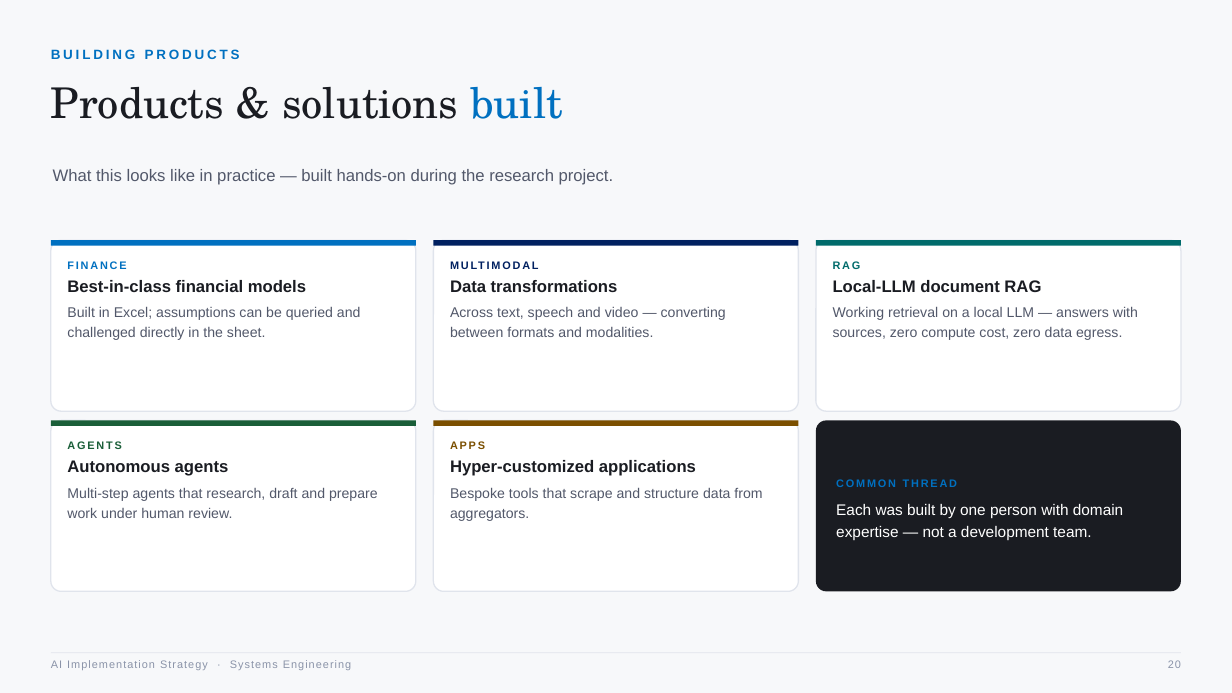
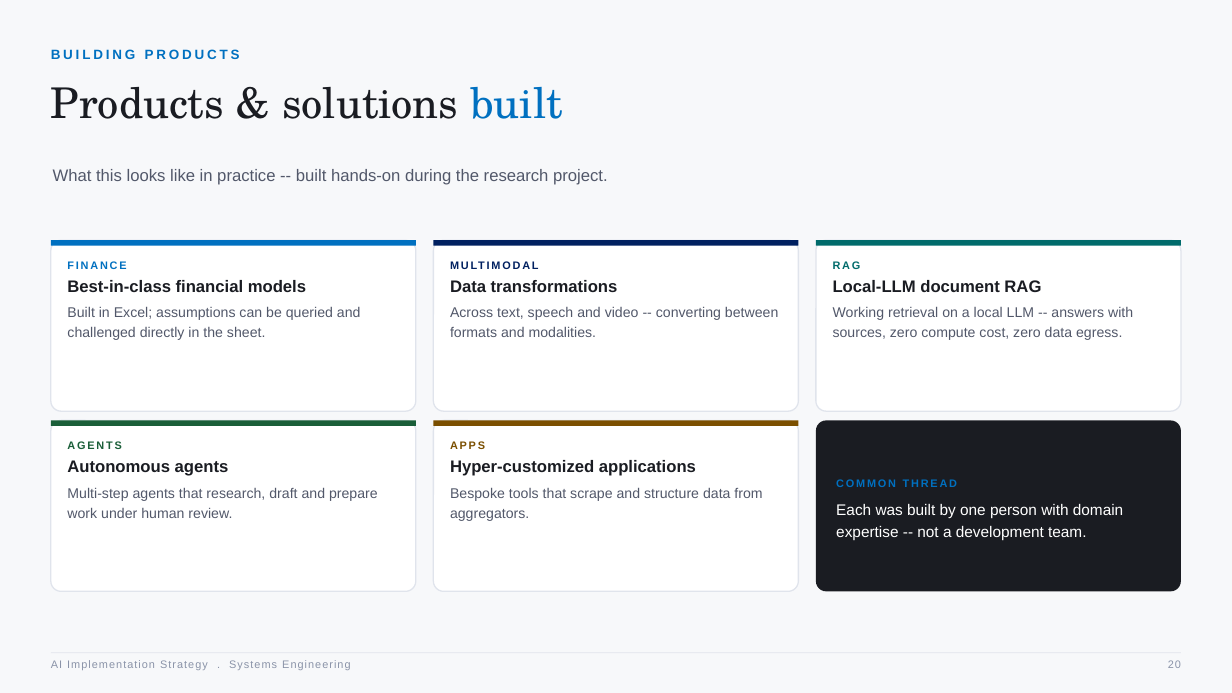
Before and after one commit to betodon96-svg/sai-workflow-app, a slide deck: slide 20 of AI_Implementation_Strategy_SE_Workshop.pptx. Drawn at 1232x693 pixels with LibreOffice and Linux fonts; fonts in the diff are those of the drawing. Boxes give left, top, right and bottom in pixels: in the first picture for what was removed or moved away, otherwise in the second. Text is boxed around its words. In the diff, an @@ line names an element or a change of style, - is before the commit and + after.

```diff
--- a/AI_Implementation_Strategy_SE_Workshop.pptx
+++ b/AI_Implementation_Strategy_SE_Workshop.pptx
@@ text at box(53, 169, 608, 185): text changed @@
-What this looks like in practice — built hands-on during the research project.
+What this looks like in practice -- built hands-on during the research project.
@@ text at box(450, 307, 778, 337): text changed @@
-Across text, speech and video — converting between formats and modalities.
+Across text, speech and video -- converting between formats and modalities.
@@ text at box(833, 307, 1133, 340): text changed @@
-Working retrieval on a local LLM — answers with sources, zero compute cost, zero data egress.
+Working retrieval on a local LLM -- answers with sources, zero compute cost, zero data egress.
@@ text at box(836, 504, 1123, 540): text changed @@
-Each was built by one person with domain expertise — not a development team.
+Each was built by one person with domain expertise -- not a development team.
@@ text at box(51, 660, 350, 670): text changed @@
-AI Implementation Strategy · Systems Engineering
+AI Implementation Strategy . Systems Engineering
```
Also in this commit, not shown: 19 other slides changed, 5 slides added, 1 slide removed.
